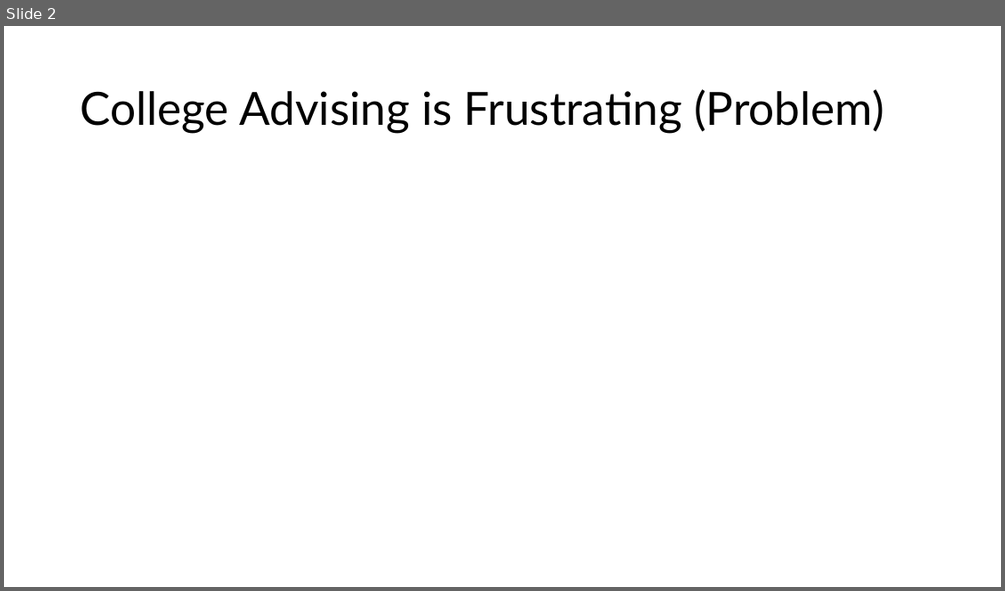
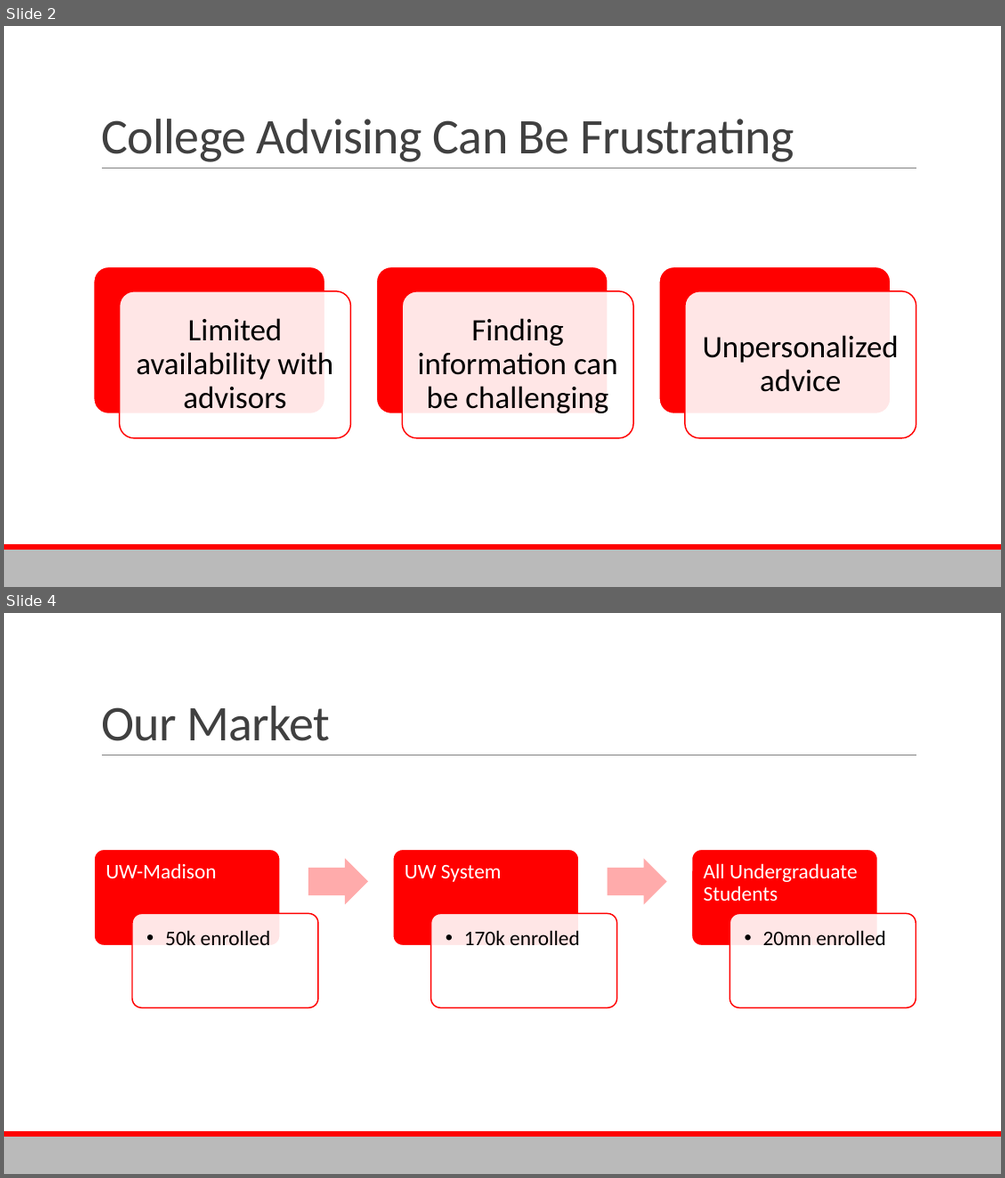
Before and after one commit to Aaryush1/Univise, a slide deck: Pitch_Deck.pptx. Shown one above the other, each under a label of ours: slide 2 before the commit, slides 2 and 4 after it; the slides between them are not shown. The pictures are 1005x591 and 1005x1178 pixels, drawn with LibreOffice and Linux fonts; fonts in the diff are those of the drawing. Boxes give left, top, right and bottom in pixels: in the first picture for what was removed or moved away, otherwise in the second. Text is boxed around its words. In the diff, an @@ line names an element or a change of style, - is before the commit and + after.

```diff
--- a/Pitch_Deck.pptx
+++ b/Pitch_Deck.pptx
@@ slide 4 added at [4,613,1001,1174], background #FFFFFF; not listed: 3 template elements that a slide beside it also shows @@
@@ title added at [101,706,330,741], 48 pt, text #404040 @@
+Our Market
@@ group added at [95,850,916,1008]: 6 rounded rectangles, 6 texts, 2 right arrows @@
+UW-Madison
+  • 50k enrolled
+UW System
+  • 170k enrolled
+All Undergraduate Students
+  • 20mn enrolled
@@ slide 2 changed as well @@
@@ title "College Advising Can Be Frustrating" at [101,119,794,162]: vertical alignment middle to bottom @@
@@ title at [101,119,794,162]: text changed; size 44 to 48 pt; font Lato to Calibri; text colour #000000 to #404040 @@
-College Advising is Frustrating (Problem)
+College Advising Can Be Frustrating
@@ line added from (102, 168) to (917, 168), #808080 0.5 pt @@
@@ group added at [94,267,916,438]: 6 rounded rectangles, 3 texts @@
+Limited availability with advisors
+Finding information can be challenging
+Unpersonalized advice
@@ rectangle added at [4,549,1001,587], fill #BABABA @@
@@ rectangle added at [4,544,1001,549], fill #FF0000 @@
```
Also in this commit, not shown: 4 other slides changed, 3 other slides added, 4 slides removed, 8 other files.
